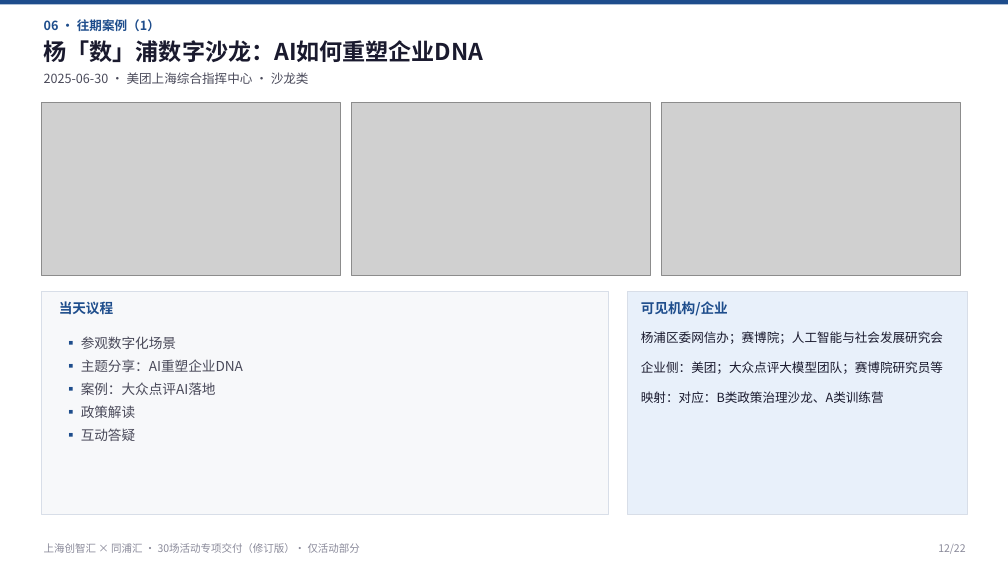
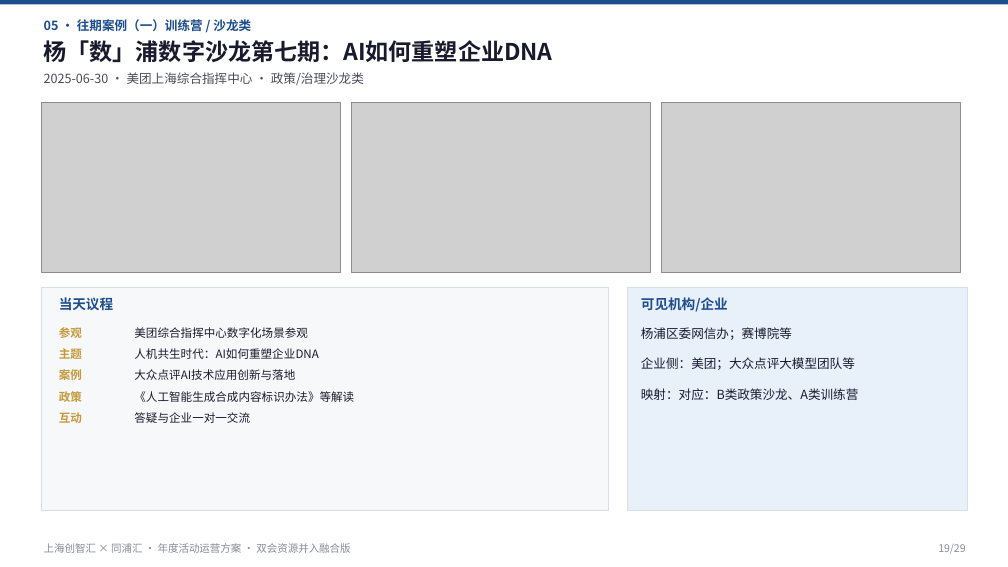
Before and after one commit to hujigang2010-maker/AIDEN, a slide deck: slide 19 of proposal/创智汇年度活动运营方案-融合版.pptx (slide 12 before the commit). Drawn at 1008x567 pixels with LibreOffice and Linux fonts; fonts in the diff are those of the drawing; grey boxes stand for pictures. Boxes give left, top, right and bottom in pixels: in the first picture for what was removed or moved away, otherwise in the second. Text is boxed around its words. In the diff, an @@ line names an element or a change of style, - is before the commit and + after.

```diff
--- a/proposal/创智汇年度活动运营方案-融合版.pptx
+++ b/proposal/创智汇年度活动运营方案-融合版.pptx
@@ text at (44, 19, 251, 31): text changed @@
-06 · 往期案例（1）
+05 · 往期案例（一）训练营 / 沙龙类
@@ text at (44, 40, 553, 62): text changed @@
-杨「数」浦数字沙龙：AI如何重塑企业DNA
+杨「数」浦数字沙龙第七期：AI如何重塑企业DNA
@@ text at (44, 72, 364, 85): text changed @@
-2025-06-30 · 美团上海综合指挥中心 · 沙龙类
+2025-06-30 · 美团上海综合指挥中心 · 政策/治理沙龙类
@@ picture: place and size @@
-picture at (42, 102, 340, 276)
+picture at (42, 102, 340, 272)
@@ picture: place and size @@
-picture at (352, 102, 650, 276)
+picture at (352, 102, 650, 272)
@@ picture: place and size @@
-picture at (662, 102, 960, 276)
+picture at (662, 102, 960, 272)
@@ 2 texts, 2 rectangles: place and size @@
-2 texts, 2 rectangles at (42, 291, 968, 514)
+2 texts, 2 rectangles at (42, 287, 968, 510)
@@ text at (59, 327, 82, 338): text changed; size 13 to 11 pt; text colour #4A4A5A to #C49A3C; bold on @@
-▪ 参观数字化场景
-▪ 主题分享：AI重塑企业DNA
-▪ 案例：大众点评AI落地
-▪ 政策解读
-▪ 互动答疑
+参观
@@ text added at (134, 327, 308, 338), 11 pt, text #1A1A2E @@
+美团综合指挥中心数字化场景参观
@@ text at (641, 327, 858, 400): text changed @@
-杨浦区委网信办；赛博院；人工智能与社会发展研究会
-企业侧：美团；大众点评大模型团队；赛博院研究员等
-映射：对应：B类政策治理沙龙、A类训练营
+杨浦区委网信办；赛博院等
+企业侧：美团；大众点评大模型团队等
+映射：对应：B类政策沙龙、A类训练营
@@ text added at (59, 348, 82, 359), 11 pt, text #C49A3C, bold @@
+主题
@@ text added at (134, 348, 318, 359), 11 pt, text #1A1A2E @@
+人机共生时代：AI如何重塑企业DNA
@@ text added at (59, 369, 82, 380), 11 pt, text #C49A3C, bold @@
+案例
@@ text added at (134, 369, 295, 380), 11 pt, text #1A1A2E @@
+大众点评AI技术应用创新与落地
@@ text added at (59, 391, 82, 402), 11 pt, text #C49A3C, bold @@
+政策
@@ text added at (59, 412, 82, 423), 11 pt, text #C49A3C, bold @@
+互动
@@ text added at (134, 391, 354, 402), 11 pt, text #1A1A2E @@
+《人工智能生成合成内容标识办法》等解读
@@ text added at (134, 412, 250, 423), 11 pt, text #1A1A2E @@
+答疑与企业一对一交流
@@ text at (44, 543, 350, 553): text changed @@
-上海创智汇 × 同浦汇 · 30场活动专项交付（修订版）· 仅活动部分
+上海创智汇 × 同浦汇 · 年度活动运营方案 · 双会资源并入融合版
@@ text at (938, 544, 965, 554): text changed @@
-12/22
+19/29
```
Also in this commit, not shown: 4 other slides changed, 24 slides added, 17 slides removed, 7 other files.
